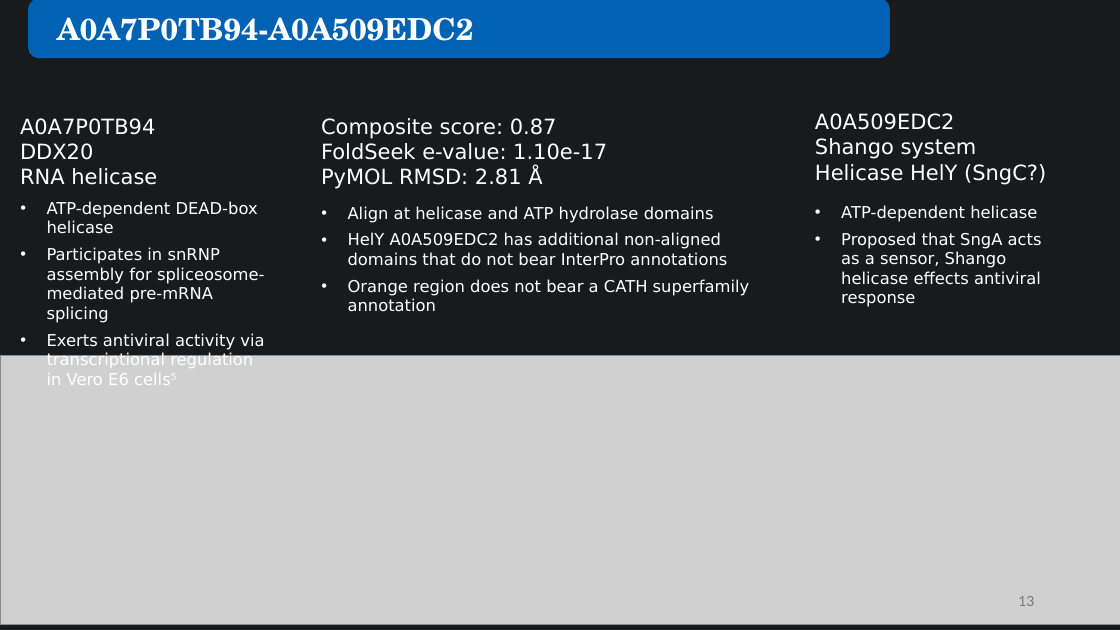
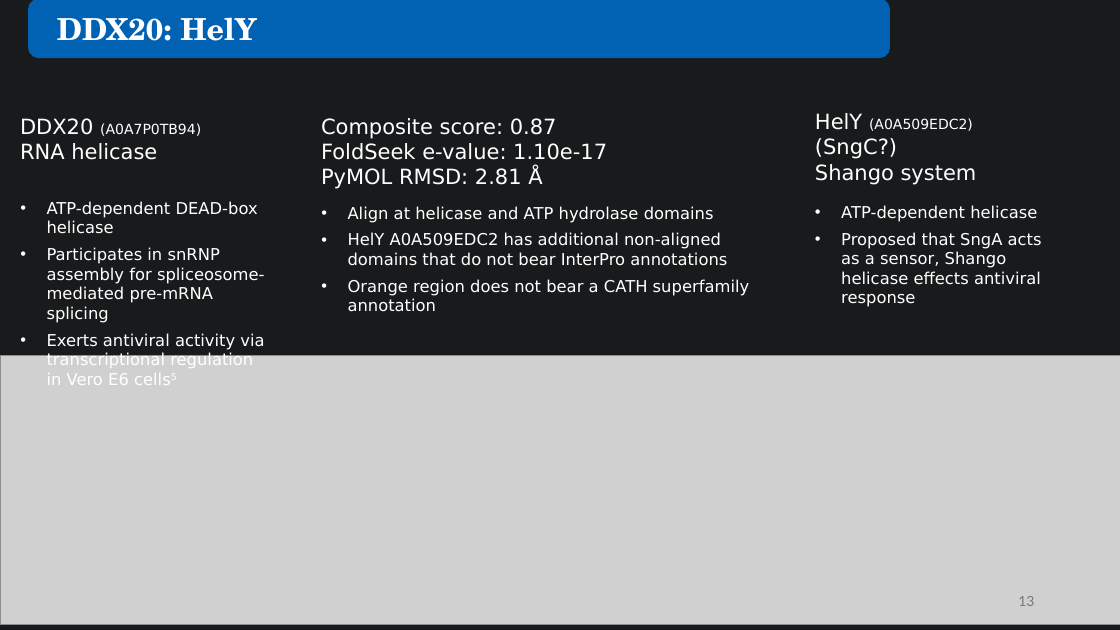
Before and after one commit to juliandeanmoran/BISSH, a slide deck: slide 13 of reports/2026-08-28_projectUpdate_3/2026-08-28_projectUpdate_3_jmoran.pptx. Drawn at 1120x630 pixels with LibreOffice and Linux fonts; fonts in the diff are those of the drawing; grey boxes stand for pictures. Boxes give left, top, right and bottom in pixels: in the first picture for what was removed or moved away, otherwise in the second. Text is boxed around its words. In the diff, an @@ line names an element or a change of style, - is before the commit and + after.

```diff
--- a/reports/2026-08-28_projectUpdate_3/2026-08-28_projectUpdate_3_jmoran.pptx
+++ b/reports/2026-08-28_projectUpdate_3/2026-08-28_projectUpdate_3_jmoran.pptx
@@ text at [57, 17, 256, 41]: text changed @@
-A0A7P0TB94-A0A509EDC2
+DDX20: HelY
@@ text at [20, 118, 201, 136]: text changed; size 18 to 12 pt @@
-A0A7P0TB94
-DDX20
+DDX20 (A0A7P0TB94)
@@ text at [815, 113, 973, 159]: text changed; size 18 to 12 pt @@
-A0A509EDC2
+HelY (A0A509EDC2)
+(SngC?)
@@ text at [815, 164, 1046, 185]: paragraph removed @@
-Helicase HelY (SngC?)
```
Also in this commit, not shown: 3 other slides changed, 1 slide added.
